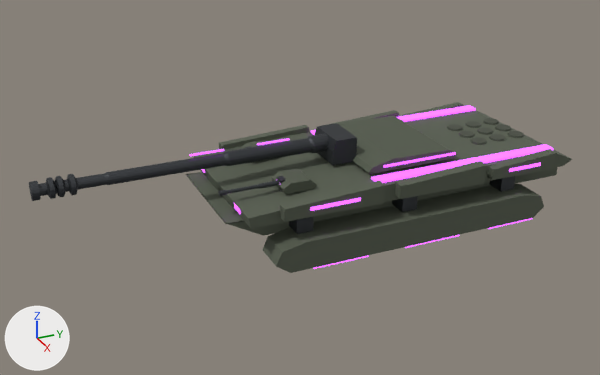
Two versions of the glTF model assets/models/mkcx2.glb, one commit apart.
One viewpoint serves both versions: a 50 mm camera at (14.46, -8.27, 8.35) aimed at (0.02, -1.77, 1.13). Arrows for +X, +Y and +Z are at lower left; the lights stay in place. The first picture is the older version. Objects named as collision shapes, trigger or cutter boxes, shadow casters or lower levels of detail are left out. Where no turn or scale is listed for an object, it has been applied to the vertices.

Names of what the first picture shows: 'Barrel_Mesh', 'Deck_Glow_1', 'Hull_Applique_L1', 'Hull_Applique_R1', 'Hull_Applique_R2', 'Hull_Applique_R3', 'Hull_Mesh', 'Mantlet_Mesh', 'MuzzleBrake_Mesh', 'Nacelle_R', 'Secondary_R_Mesh', 'Turret_Mesh' and 26 more.
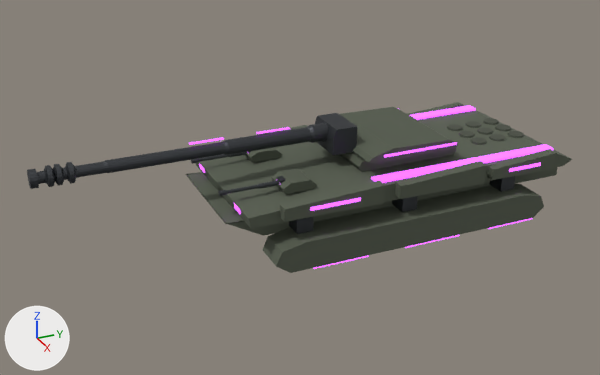
ob_turret_pivot is not drawn itself; it is the parent of ob_turret_glow_1, ob_turret_glow_2, ob_barrel_pivot.
ob_barrel_pivot is not drawn itself; it is the parent of ob_barrel_glow_1, ob_barrel_glow_2.

Pixel boxes (x1, y1, x2, y2) of what changed, in the pictures (600 x 375 px):
'Barrel_Mesh', moved
    before: (79, 133, 328, 189)
    after: (78, 123, 329, 177)
'Turret_Mesh', moved
    before: (339, 116, 457, 174)
    after: (340, 107, 458, 164)
'Mantlet_Mesh', moved
    before: (315, 123, 357, 165)
    after: (315, 113, 357, 155)
'MuzzleBrake_Mesh', moved
    before: (29, 174, 81, 201)
    after: (27, 162, 80, 189)
'Turret_Pedestal', added
    after: (339, 148, 456, 172)
'Turret_Glow_1', moved
    before: (383, 152, 456, 168)
    after: (384, 142, 457, 158)
'Barrel_Glow_2', moved
    before: (189, 149, 224, 156)
    after: (189, 137, 224, 145)
'Barrel_Glow_1', moved
    before: (257, 138, 290, 145)
    after: (256, 127, 290, 134)

Edits to the bpy script that builds the scene:
```text
Add me_mesh_16_1:
    me_mesh_16_1.from_pydata([(-0.9, -1.1, 0.0), (0.9, -1.1, 0.0), (0.9, -1.16, 0.11), (-0.9, -1.16, 0.11), (0.9, -1.1, 0.22), (-0.9, -1.1, 0.22), (0.9, 1.1, 0.22), (-0.9, 1.1, 0.22), (0.9, 1.16, 0.11), (-0.9, 1.16, 0.11), (0.9, 1.1, 0.0), (-0.9, 1.1, 0.0)], [], [(0, 1, 2), (0, 2, 3), (3, 2, 4), (3, 4, 5), (5, 4, 6), (5, 6, 7), (7, 6, 8), (7, 8, 9), (9, 8, 10), (9, 10, 11), (11, 10, 1), (11, 1, 0), (1, 2, 4), (0, 5, 3), (1, 4, 6), (0, 7, 5), (1, 6, 8), (0, 9, 7), (1, 8, 10), (0, 11, 9)])
    me_mesh_16_1.materials.append(mat_m_turret)  # greyish green #565d4e
Change ob_turret_pivot:
    ob_turret_pivot.location: (0.0, 0.3, 1.4) -> (0.0, 0.3, 1.62)
Change ob_turret_mesh:
    ob_turret_mesh.location: (0.0, 0.3, 1.66) -> (0.0, 0.3, 1.88)
Change ob_barrel_pivot:
    ob_barrel_pivot.location: (0.0, -1.1, 0.38) -> (0.0, -1.1, 0.4)
Change ob_barrel_mesh:
    ob_barrel_mesh.location: (0.0, -0.8, 2.04) -> (0.0, -0.8, 2.28)
Change ob_muzzlebrake_mesh:
    ob_muzzlebrake_mesh.location: (0.0, -0.8, 2.04) -> (0.0, -0.8, 2.28)
Change ob_mantlet_mesh:
    ob_mantlet_mesh.location: (0.0, -0.96, 2.04) -> (0.0, -0.96, 2.28)
Add ob_turret_pedestal:
    ob_turret_pedestal = bpy.data.objects.new('Turret_Pedestal', me_mesh_16_1)
    ob_turret_pedestal.location = (0.0, 0.3, 1.66)
```
